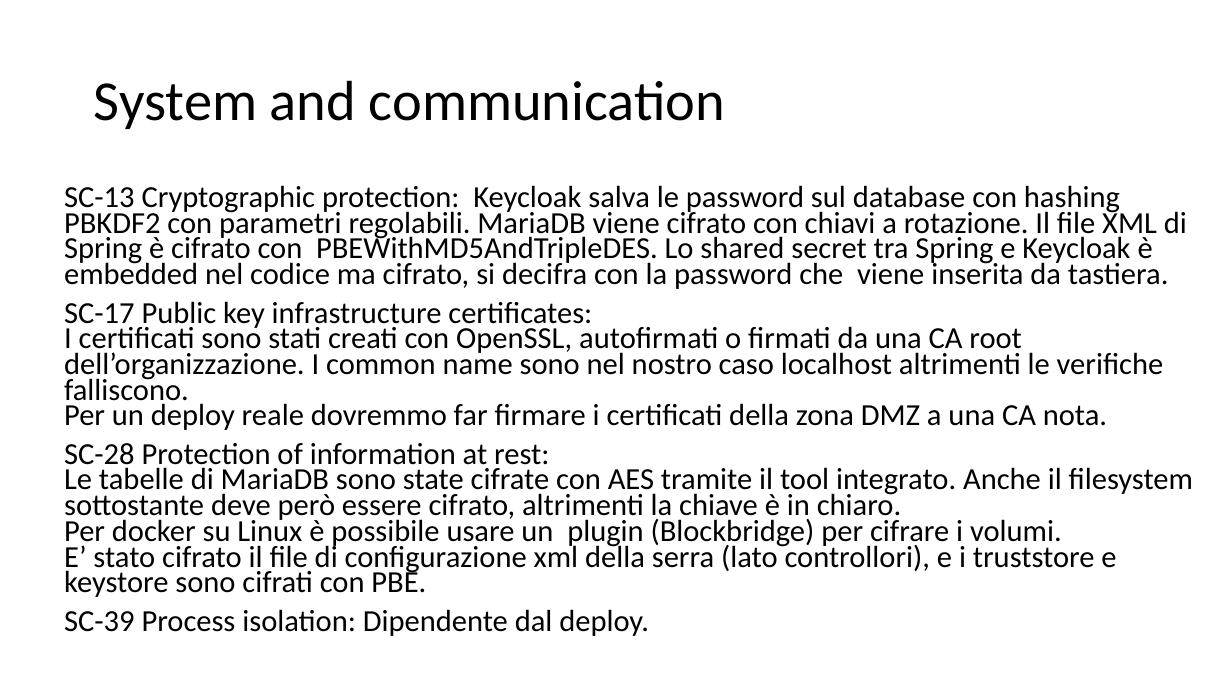
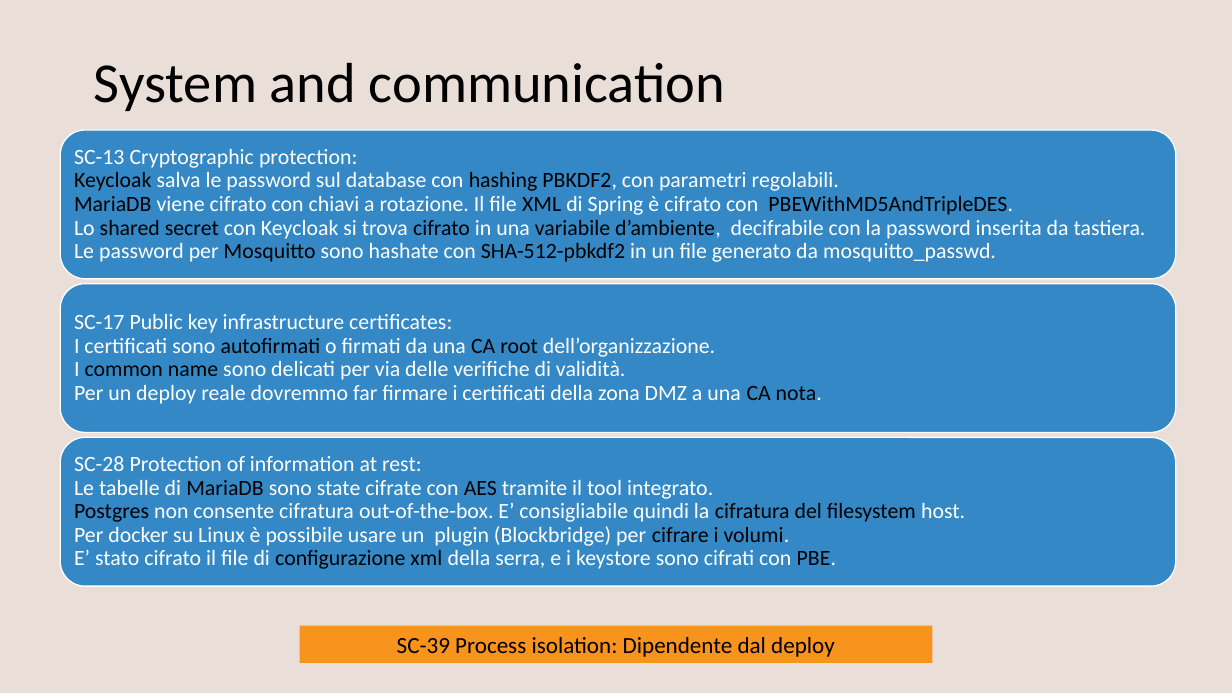
Before and after one commit to marcobarlo/GreenhouseSec, a slide deck: slide 12 of pres.pptx (slide 9 before the commit). Drawn at 1232x693 pixels with LibreOffice and Linux fonts; fonts in the diff are those of the drawing. Boxes give left, top, right and bottom in pixels: in the first picture for what was removed or moved away, otherwise in the second. Text is boxed around its words. In the diff, an @@ line names an element or a change of style, - is before the commit and + after.

```diff
--- a/pres.pptx
+++ b/pres.pptx
@@ background #FFFFFF to #EADEDA @@
@@ text "System and communication": place and size @@
-text "System and communication" at box(94, 80, 725, 129)
+text "System and communication" at box(94, 62, 725, 111)
@@ text removed at box(64, 185, 1193, 636) @@
-SC-13 Cryptographic protection: Keycloak salva le password sul database con hashing PBKDF2 con parametri regolabili. MariaDB viene cifrato con chiavi a rotazione. Il file XML di Spring è cifrato con PBEWithMD5AndTripleDES. Lo shared secret tra Spring e Keycloak è embedded nel codice ma cifrato, si decifra con la password che viene inserita da tastiera.
-SC-17 Public key infrastructure certificates:
-I certificati sono stati creati con OpenSSL, autofirmati o firmati da una CA root dell’organizzazione. I common name sono nel nostro caso localhost altrimenti le verifiche falliscono.
-Per un deploy reale dovremmo far firmare i certificati della zona DMZ a una CA nota.
-SC-28 Protection of information at rest:
-Le tabelle di MariaDB sono state cifrate con AES tramite il tool integrato. Anche il filesystem sottostante deve però essere cifrato, altrimenti la chiave è in chiaro.
-Per docker su Linux è possibile usare un plugin (Blockbridge) per cifrare i volumi.
-E’ stato cifrato il file di configurazione xml della serra (lato controllori), e i truststore e keystore sono cifrati con PBE.
-SC-39 Process isolation: Dipendente dal deploy.
@@ group added at box(60, 130, 1176, 586): 3 rounded rectangles, 3 texts @@
+SC-13 Cryptographic protection:
+Keycloak salva le password sul database con hashing PBKDF2, con parametri regolabili.
+MariaDB viene cifrato con chiavi a rotazione. Il file XML di Spring è cifrato con PBEWithMD5AndTripleDES.
+Lo shared secret con Keycloak si trova cifrato in una variabile d’ambiente, decifrabile con la password inserita da tastiera.
+Le password per Mosquitto sono hashate con SHA-512-pbkdf2 in un file generato da mosquitto_passwd.
+SC-17 Public key infrastructure certificates:
+I certificati sono autofirmati o firmati da una CA root dell’organizzazione.
+I common name sono delicati per via delle verifiche di validità.
+Per un deploy reale dovremmo far firmare i certificati della zona DMZ a una CA nota.
+SC-28 Protection of information at rest:
+Le tabelle di MariaDB sono state cifrate con AES tramite il tool integrato.
+Postgres non consente cifratura out-of-the-box. E’ consigliabile quindi la cifratura del filesystem host.
+Per docker su Linux è possibile usare un plugin (Blockbridge) per cifrare i volumi.
+E’ stato cifrato il file di configurazione xml della serra, e i keystore sono cifrati con PBE.
@@ rectangle added at box(299, 626, 933, 663), fill #F8931D, 18 pt, text #000000 @@
+SC-39 Process isolation: Dipendente dal deploy
```
Also in this commit, not shown: 14 other slides changed, 6 slides added, 3 slides removed, 56 other files.
